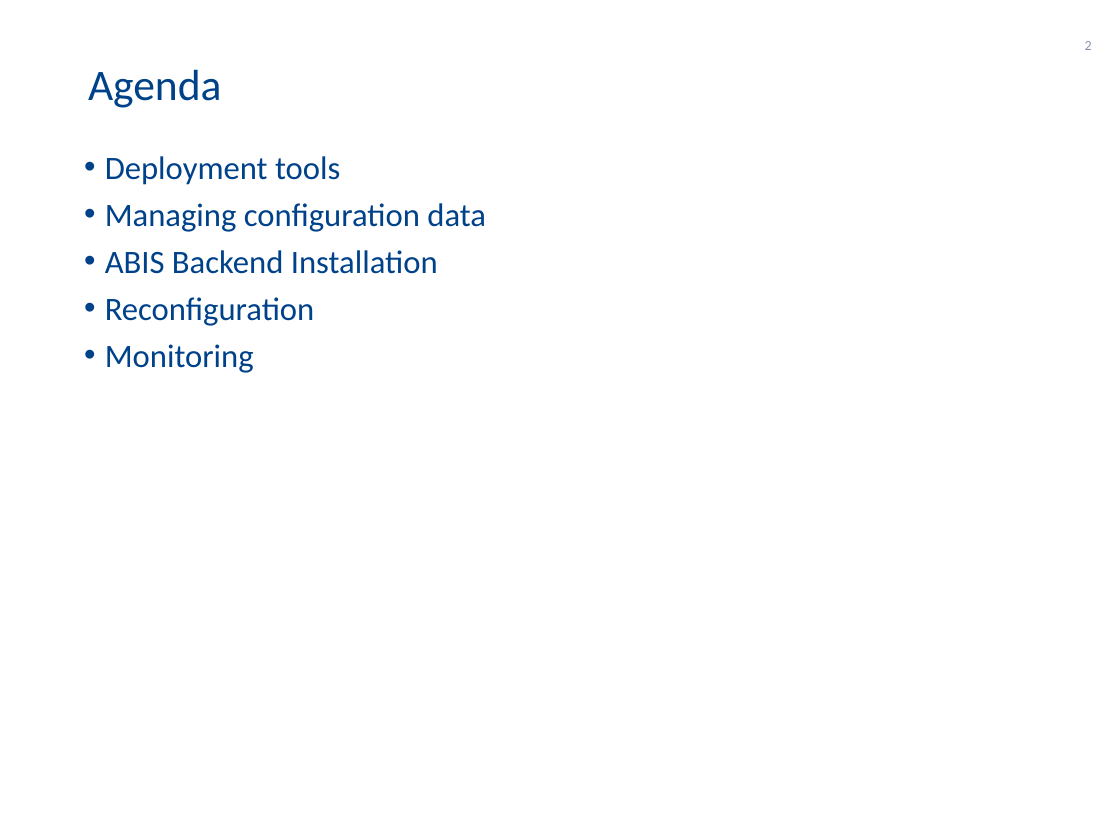
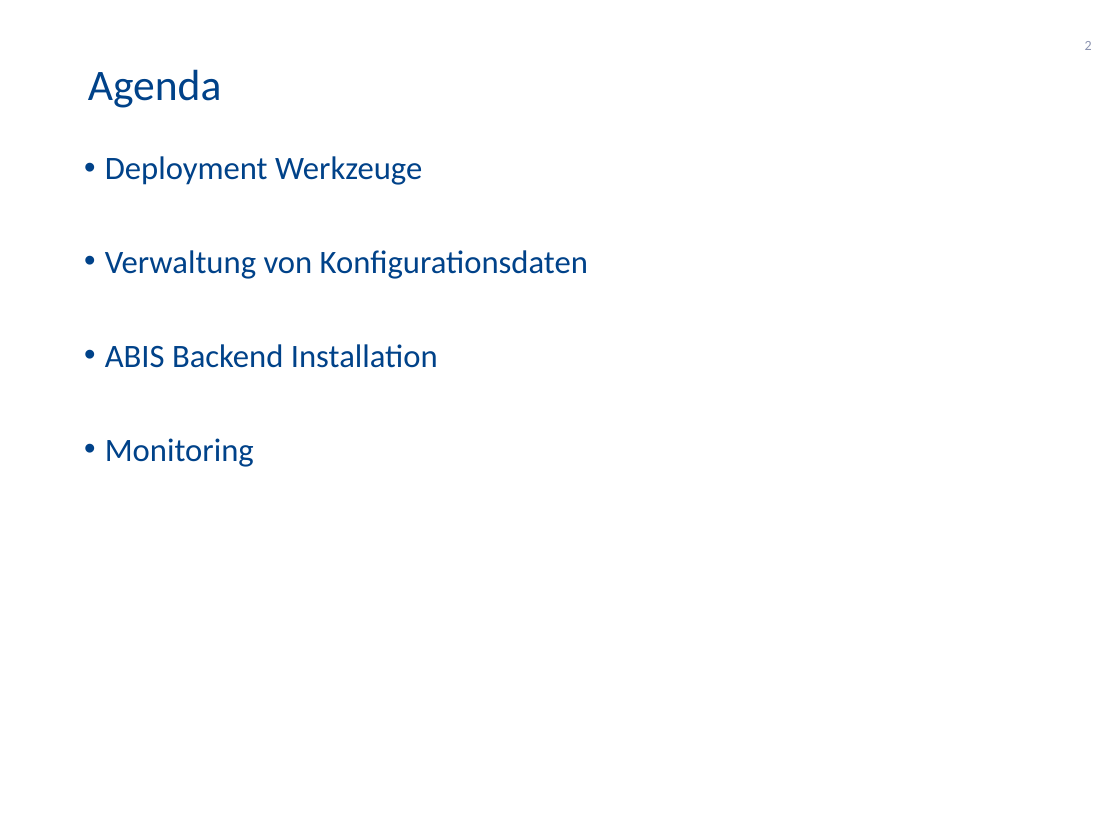
Before and after one commit to 4derstap/abis-deploy-ansible, a slide deck: slide 2 of docs/DermalogABISBEDeployment.pptx. Drawn at 1120x840 pixels with LibreOffice and Linux fonts; fonts in the diff are those of the drawing; background and template pictures are left out. Boxes give left, top, right and bottom in pixels: in the first picture for what was removed or moved away, otherwise in the second. Text is boxed around its words. In the diff, an @@ line names an element or a change of style, - is before the commit and + after.

```diff
--- a/docs/DermalogABISBEDeployment.pptx
+++ b/docs/DermalogABISBEDeployment.pptx
@@ text at [105,156,588,279]: text changed @@
-• Deployment tools
-• Managing configuration data
+• Deployment Werkzeuge
+• Verwaltung von Konfigurationsdaten
@@ text at [105,297,315,326]: paragraph removed @@
-• Reconfiguration
@@ text at [105,344,438,467]: indent changed @@
```
Also in this commit, not shown: 5 other slides changed, 5 slides added, 6 slides removed, 4 other files.
